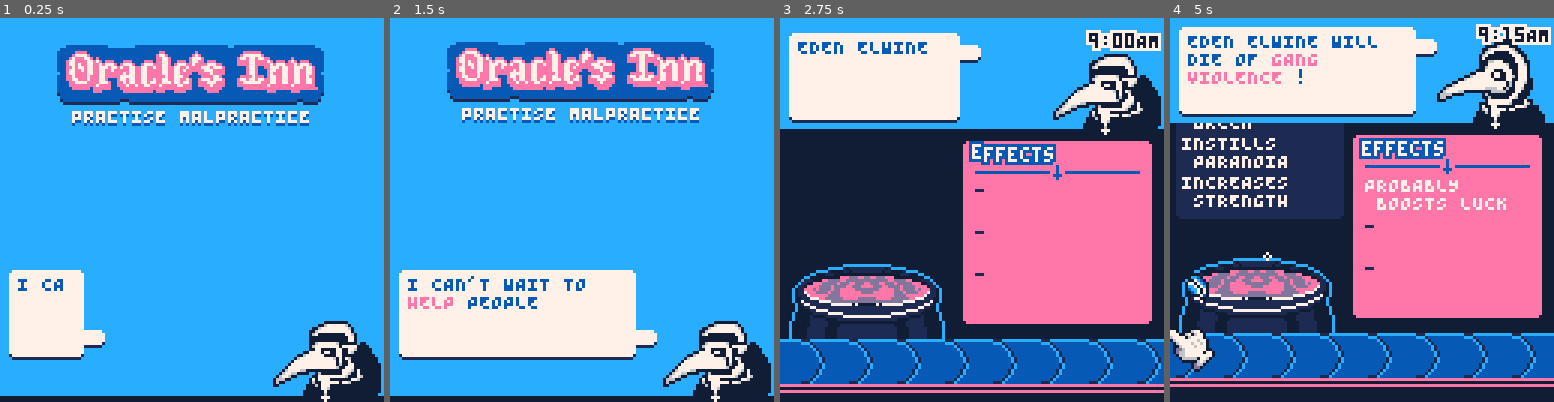
Above: before the commit, frames 1-4 (left to right).
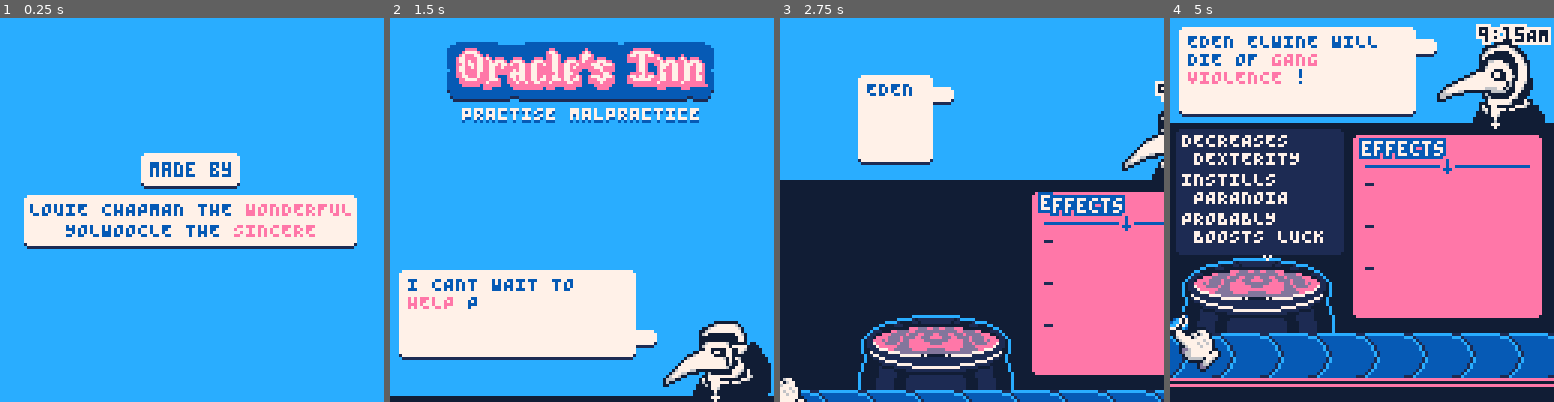
Above: after the commit, the same moments.

Repository: Yolwoocle/minijam_112
Game: PICO-8 cartridge minijam112.p8
Two runs of this game, one before a commit and one after it. Both use one fixed random seed, a clock stepped at 60 frames per second and the inputs below.
Inputs:
- Up to frame 1 (0.25 s): no input
- Up to frame 2 (1.5 s): tap X (X key) at 0.33, 1.07 s; tap O (Z key) at 0.7 s
- Up to frame 3 (2.75 s): hold Right 1.6-2.1 s; tap O (Z key) at 1.7, 2.1, 2.5 s; tap X (X key) at 1.85 s; hold Up 2.15-2.42 s; hold Right from 2.47 s (still down)
- Up to frame 4 (5 s): tap O (Z key) every 0.4 s from 2.9 to 4.9 s; tap X (X key) at 2.97, 4.08 s; release Right at 3.03 s; hold Left 3.08-3.58 s; hold Down 3.63-3.97 s; hold Right 4.02-4.68 s; hold Up from 4.73 s (still down)

The runs differ from the first frame. In frame 1, 37% of the frame differs, in the area x 0-100%, y 7-100%; in frame 2, 0.6%; in frame 3, 60%, in the area x 0-100%, y 3-100%; in frame 4, 12%.

Commit message:
did some stuff , changed some things

Diff:
--- a/minijam112.p8
+++ b/minijam112.p8
@@ -7,7 +7,7 @@
 -- main
 
 debug=""
-debugmode=false
+debugmode=true
 
 sound_on=true
 
@@ -23,9 +23,10 @@
 	shake=0
 	in_menu=true
 	menu_new_dialogue_wait=400
+	report_fin_time=0
 
 	cam={
-		dobj=create_dobj(0,-91),
+		dobj=create_dobj(-133,-200),
 	}
 
 	report={
@@ -50,13 +51,14 @@
 
 	logo={
 		default_x=18,
+		default_y=-80,
 		dobj=create_dobj(18,-80),
 	}
 
 	c={
 		dobj=create_dobj(63,63),
 		sel_index=1,
-		mode="menu"
+		mode="launch"
 	}
 
 	ticks={false,false,false}
@@ -123,9 +125,6 @@
 
 	doctor_oy=0
 
-	--new_ailment()
-	new_dialogue("I CAN'T WAIT TO ","HELP"," PEOPLE TODAY!")
-
 	g_ingredients={
 	}
 
@@ -134,7 +133,7 @@
 
 	time_percentage=0
 	clock=0
-	maxclock=60*90 -- be careful about overflowing the tiny p8 limit
+	maxclock=60*60 -- be careful about overflowing the tiny p8 limit
 
 	report_shifted_on_left = false
 
@@ -144,23 +143,46 @@
 	spoon={
 		dobj=create_dobj(0,0)
 	}
+
+	--credits stuff--
+	credits_text={"made by","LOUIE CHAPMAN THE ","YOLWOOCLE THE "}
+	lou_adj=rnd(positive_adj)
+	yol_adj=rnd(positive_adj)
+	while #lou_adj+#credits_text[2]>27 do
+		lou_adj=rnd(positive_adj)
+	end
+	while #yol_adj+#credits_text[3]>27 do
+		yol_adj=rnd(positive_adj)
+	end
+
+	anim_to_point(cam,nil,-91,0.9)
+	prog_launch=0
+	music(0)
 end
 
 function _update60()
 	t+=1
 
+	update_cursor()
+
+	if c.mode=="launch" then
+		prog_launch+=1
+		if prog_launch==400 or btnp(❎) or btnp(🅾️) or btnp(⬅️) or btnp(➡️) then
+			c.mode="menu"
+			anim_to_point(cam,0,-91,0.9)
+			sfx(58)
+			new_dialogue("I CANT WAIT TO ","HELP"," PEOPLE TODAY!")
+		end
+	end
+
 	conv_mod=conv_default
-	if(time_percentage>10)conv_mod=4 spawn_rate=75
-	if(time_percentage>30)conv_mod=3 spawn_rate=50
-	if(time_percentage>50)conv_mod=2 spawn_rate=30
-	if(time_percentage>80)conv_mod=1 spawn_rate=20
-
-
-	debug=c.mode
+	if(time_percentage>30)conv_mod=4 spawn_rate=75
+	if(time_percentage>50)conv_mod=3 spawn_rate=50
+	if(time_percentage>70)conv_mod=2 spawn_rate=30
 
 
 	update_time()
-	on_speech_end()
+	leave_menu()
 
 	update_menu()
 
@@ -206,7 +228,6 @@
 	end
 
 
-	update_cursor()
 	animate_ingredients()
 
 	animate_bubbles()
@@ -221,14 +242,16 @@
 end
 
 function _draw()
-	cls(0)
+	cls(2)
 	screen_shake()
 	camera(dx(cam.dobj),dy(cam.dobj))
 
+	rectfill(-150,35,130,130,0)
 
 	draw_pot()
 	draw_bubbles()
-	rectfill(-5,110,130,130,0)
+	rectfill(-150,110,130,130,0)
+
 
 	draw_conveyor()
 
@@ -244,7 +267,7 @@
 	end
 
 
-	rectfill(-5,-120,135,34,2)
+	rectfill(-5,-40,60,30,2)
 
 
 	draw_time()
@@ -265,6 +288,8 @@
 	end
 
 	draw_logo()
+
+	draw_credits()
 
 	if(bubbles_on_foreground)draw_bubbles()
 
@@ -289,6 +314,7 @@
 
 	bubbles_on_foreground=false
 
+	report_fin_time=0
 
 	ticks={false,false,false}
 
@@ -377,7 +403,7 @@
 		pack("EVERYTHING HAPPENS FOR A"," REASON"," !"),
 		pack("IM SO"," PROUD"," OF YOU !"),
 	}
-	if(time_since_last%menu_new_dialogue_wait==0 and not parsing)then
+	if(time_since_last%menu_new_dialogue_wait==0 and not parsing and c.mode=="menu")then
 		new_dialogue(unpack(rnd(phrases)))
 		menu_new_dialogue_wait=flr(400+rnd(200))
 		time_since_last=0
@@ -385,7 +411,7 @@
 end
 
 function update_dead_list()
-	local ways_to_die=split" WAS NEVER SEEN AGAIN, STILL GETS NIGHTMARES, HASN'T STOPPED CRYING,'S FAMILY MISSES THEM, NEVER MADE IT HOME, WILL NEVER RETURN, DIED A GRUESOME DEATH, LEFT THEIR WALLET, IS SUFFERING ANXIETY, HASN'T EATEN IN DAYS, WAS ARRESTED, IS NOW IN JAIL, SUFFERED A FATE WORSE THAN DEATH, IS NOT THE SAME ANYMORE, COULDN'T HANDLE OUR STRONGEST POTIONS"
+	local ways_to_die=split" WAS NEVER SEEN AGAIN, STILL GETS NIGHTMARES, HASNT STOPPED CRYING,S FAMILY MISSES THEM, NEVER MADE IT HOME, WILL NEVER RETURN, DIED A GRUESOME DEATH, LEFT THEIR WALLET, IS SUFFERING ANXIETY, HASNT EATEN IN DAYS, WAS ARRESTED, IS NOW IN JAIL, SUFFERED A FATE WORSE THAN DEATH, IS NOT THE SAME ANYMORE, COULDNT HANDLE OUR STRONGEST POTIONS"
 	local died_of_variations=split" DIED OF "
 	for customer in all(past_customers) do
 		if customer.score<0 then
@@ -429,6 +455,25 @@
 
 
 function update_cursor()
+	if c.mode=="menu" then
+		if(btnp(⬅️) or btnp(➡️) and time_since_last!=0) then
+			c.mode="credits"
+			credits_new_adj()
+			anim_to_point(cam,-133,-91,0.9)
+			sfx(58)
+			return
+		end
+	end
+
+	if c.mode=="credits" then
+		if(btnp(⬅️) or btnp(➡️) and time_since_last!=0) then
+			c.mode="menu"
+			anim_to_point(cam,0,-91,0.9)
+			sfx(58)
+			return
+		end
+	end
+
 	if c.mode=="ingredients" then
 		for i=0,1 do --move cursor direction from input
 			if btnp(i) then
@@ -624,6 +670,7 @@
 		if(report.step==8)anim_to_point(c,_x+50,_y+100,c_anim_speed) --move hand away after signature
 
 		if(report.step==8) then
+			report_fin_time=time_since_last
 			time_before_confetti=50
 			bubbles_on_foreground=true
 			anim_to_point(c,nil,45,0.95)
@@ -641,18 +688,33 @@
 		report_shifted_on_left = true
 	end
 
-	--to finish the round
-	if(time_since_last>750 and report.step==10 and btnp(❎)) then
-		to_menu()
-		--init_and_start_round()
+	--finished the report
+	if report_fin_time>0 then
+		local time_since_fin=time_since_last-report_fin_time
+
+		if(time_since_fin==120)anim_to_point(report,130,nil)
+
+		--to finish the round
+		if(time_since_fin==150) then
+			to_menu()
+		end
 	end
 end
 
 function to_menu()
-	--c.mode="menu"
+	c.mode="menu"
 	in_menu=true
+	time_since_last=0
+
+	report.dobj.wx=150
+	anim_to_point(dead_list_obj,135,nil,0.9)
 
 	logo.dobj.wx=logo.default_x
+	logo.dobj.wy=-130
+	anim_to_point(logo,nil,logo.default_y,0.95)
+
+	hide_bubble=false
+	new_dialogue("I CANT WAIT TO ","HELP"," PEOPLE TODAY!")
 end
 
 function draw_time()
@@ -740,6 +802,51 @@
 	local spry=speech_arrow_up and 4 or 20
 	sspr(0,27,7,5, _x+_w+1, _y+spry+oy+1)
 	sspr(37,0,7,5, _x+_w+1, _y+spry+oy)
+end
+
+function credits_new_adj()
+	lou_adj=rnd(positive_adj)
+	yol_adj=rnd(positive_adj)
+
+	while #lou_adj+#credits_text[2]>27 do
+		lou_adj=rnd(positive_adj)
+	end
+
+	while #yol_adj+#credits_text[3]>27 do
+		yol_adj=rnd(positive_adj)
+	end
+end
+
+function draw_credits()
+	local _x,_y=-133,-91
+
+	local _c1,_c2=5,3
+	local _y0,_y1,_y2=27+_y,40+_y,47+_y
+
+	--made by
+	rrect(hcentre(credits_text[1])-3+_x,_y0-3,32,11,1)
+	rrect(hcentre(credits_text[1])-3+_x,_y0-3,32,10,7)
+	print(credits_text[1],hcentre(credits_text[1])+_x,_y0,5)
+
+	--names
+	local w1,w2=(#credits_text[2]+#lou_adj)*4,(#credits_text[3]+#yol_adj)*4
+	if(w2>w1)w1=w2
+	local width=(w1)
+	local left_align=64-(width*0.5)
+	rrect(64-(width*0.5)-2+_x,_y1-1,2+width,16,1)
+	rrect(64-(width*0.5)-2+_x,_y1-2,2+width,16,7)
+
+	local align=hcentre(credits_text[2]..lou_adj)+_x
+	print(credits_text[2],align,_y1,_c1)
+	print(lou_adj,align+(#credits_text[2]*4),_y1,_c2)
+
+	local align=hcentre(credits_text[3]..yol_adj)+_x
+	print(credits_text[3],align,_y2,_c1)
+	print(yol_adj,align+(#credits_text[3]*4),_y2,_c2)
+
+	--twitter tags
+	text_bold2("@0Xffb3",3+_x,108+_y,7,5)
+	text_bold2("@YOOLWOOCLE_",3+_x,117+_y,7,5)
 end
 
 
@@ -956,8 +1063,8 @@
 	end
 end
 
-function on_speech_end()
-	if in_menu and parsing==false and c.mode=="menu" then
+function leave_menu()
+	if in_menu and parsing==false and c.mode=="menu" and time_since_last!=0 then
 		if btnp(❎) then
 			init_and_start_round()
 		end
@@ -1359,7 +1466,7 @@
 	split",HAS NEVER FELT THIS, BEFORE !",
 	split",WILL LIKELY SUFFER A, DEATH !",
 	split"YOU THOUGHT ,WAS,.",
-	split",CAN'T STOP THINKING ABOUT HOW, YOU WERE",
+	split",CANT STOP THINKING ABOUT HOW, YOU WERE",
 	split",DOUBTS THEYLL EVER FEEL THIS, AGAIN",
 	split"I HEARD ,SHOUT HOW, THEY FELT ONCE OUTSIDE !",
 	split",WONDERS IF THIS IS AS, AS IT GETS !",
Not shown, changed: the music (__music__) section of minijam112.p8
